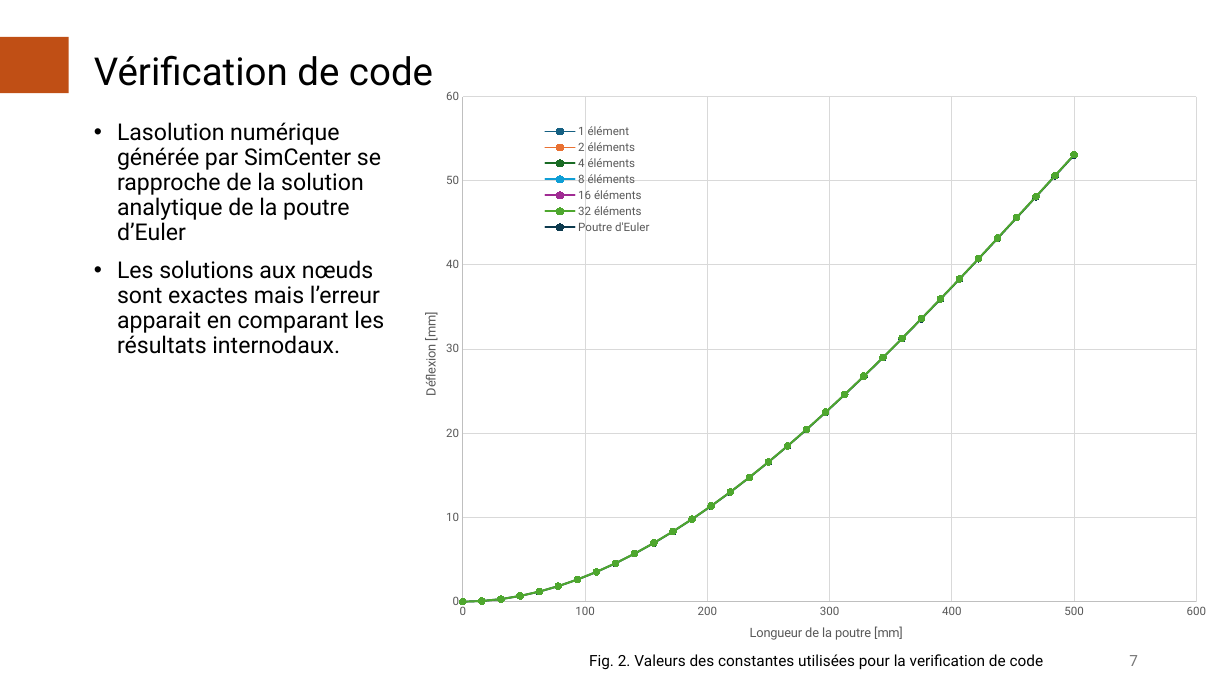
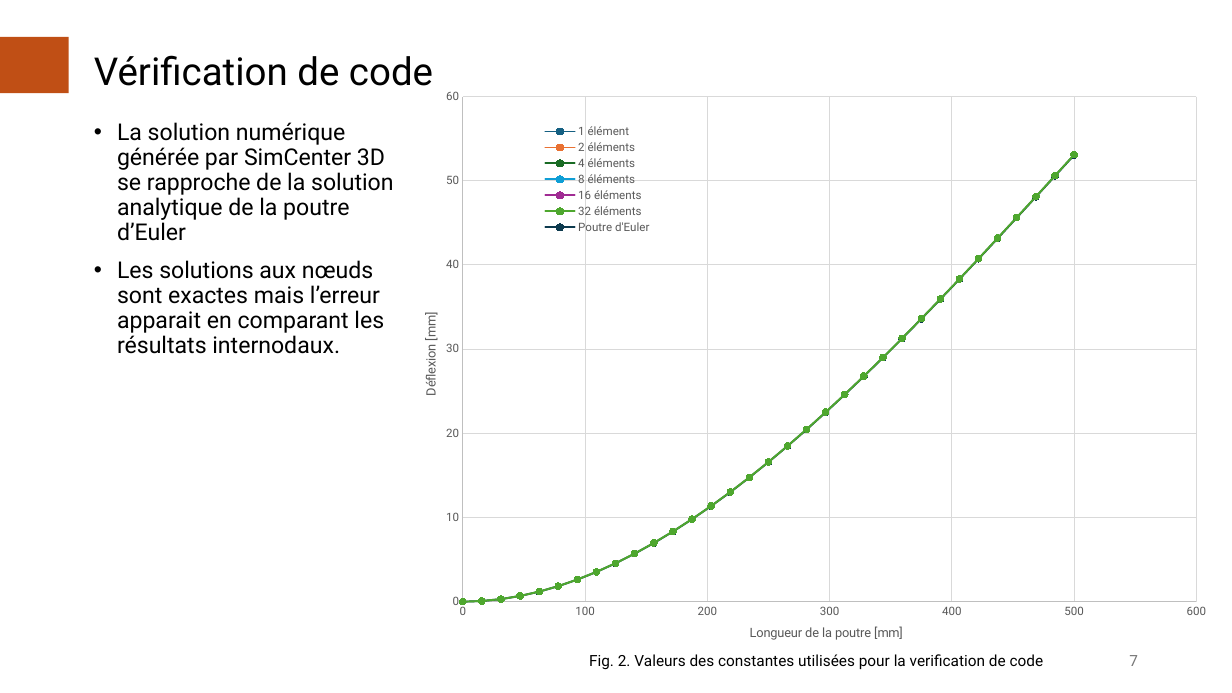
Before and after one commit to AcileSf/MEC8211ProjetFinal, a slide deck: slide 7 of Presentation_Projet.pptx. Drawn at 1232x693 pixels with LibreOffice and Linux fonts; fonts in the diff are those of the drawing. Boxes give left, top, right and bottom in pixels: in the first picture for what was removed or moved away, otherwise in the second. Text is boxed around its words. In the diff, an @@ line names an element or a change of style, - is before the commit and + after.

```diff
--- a/Presentation_Projet.pptx
+++ b/Presentation_Projet.pptx
@@ text at (117,122,394,241): text changed @@
-• Lasolution numérique générée par SimCenter se rapproche de la solution analytique de la poutre d’Euler
+• La solution numérique générée par SimCenter 3D se rapproche de la solution analytique de la poutre d’Euler
```
Also in this commit, not shown: 2 other slides changed, 1 other file.
